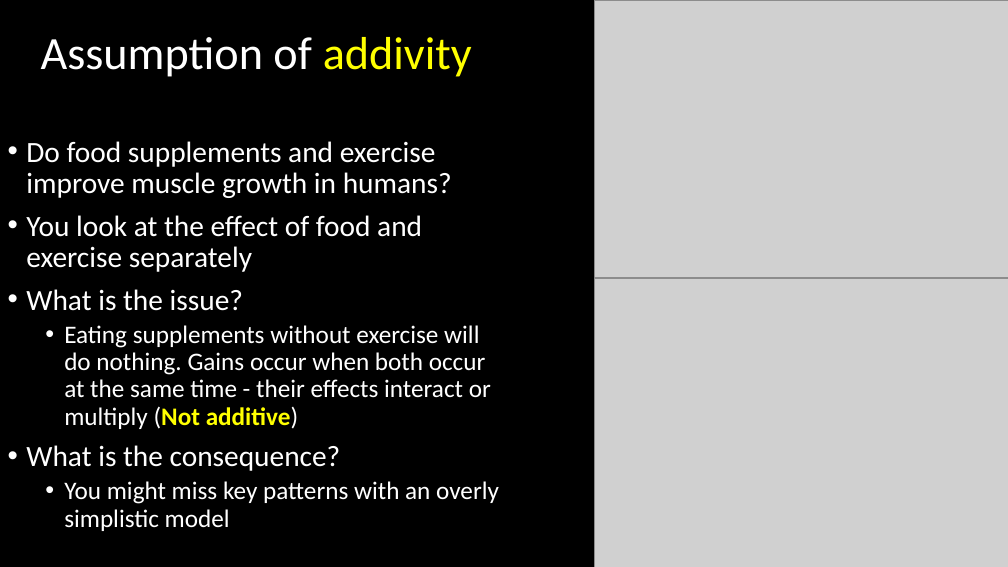
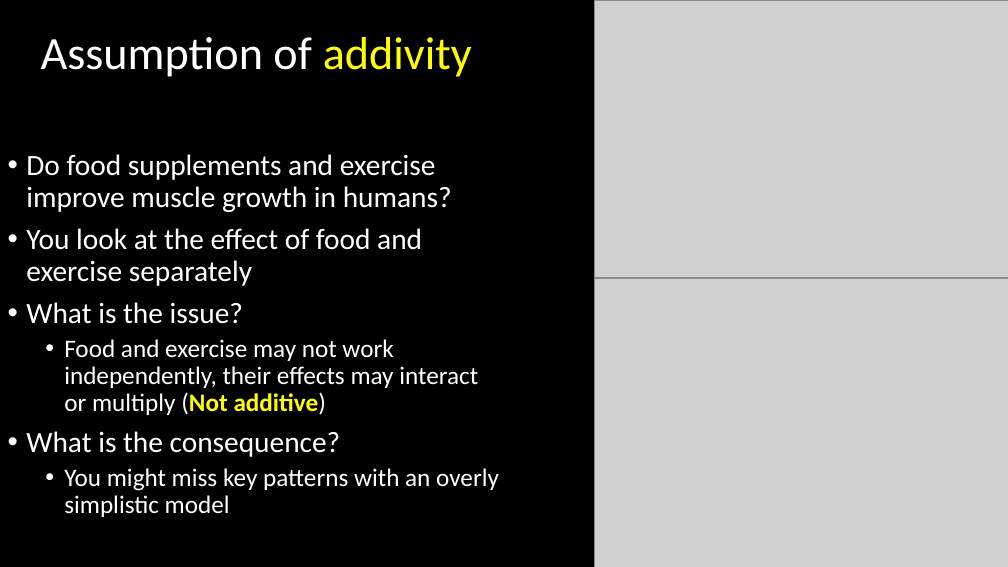
Before and after one commit to DeonRoos/stats-for-biologists, a slide deck: slide 27 of Lectures/BI3010 Lecture 1.5 Introduction to linear models_V2025.pptx. Drawn at 1008x567 pixels with LibreOffice and Linux fonts; fonts in the diff are those of the drawing; grey boxes stand for pictures. Boxes give left, top, right and bottom in pixels: in the first picture for what was removed or moved away, otherwise in the second. Text is boxed around its words. In the diff, an @@ line names an element or a change of style, - is before the commit and + after.

Commit message:
Updated lectures

```diff
--- a/Lectures/BI3010 Lecture 1.5 Introduction to linear models_V2025.pptx
+++ b/Lectures/BI3010 Lecture 1.5 Introduction to linear models_V2025.pptx
@@ text at (x1=64, y1=339, x2=478, y2=415): text changed @@
-  • Eating supplements without exercise will do nothing. Gains occur when both occur at the same time - their effects interact or multiply (Not additive)
+  • Food and exercise may not work independently, their effects may interact or multiply (Not additive)
```
Also in this commit, not shown: 3 other slides changed, 1 other file.
